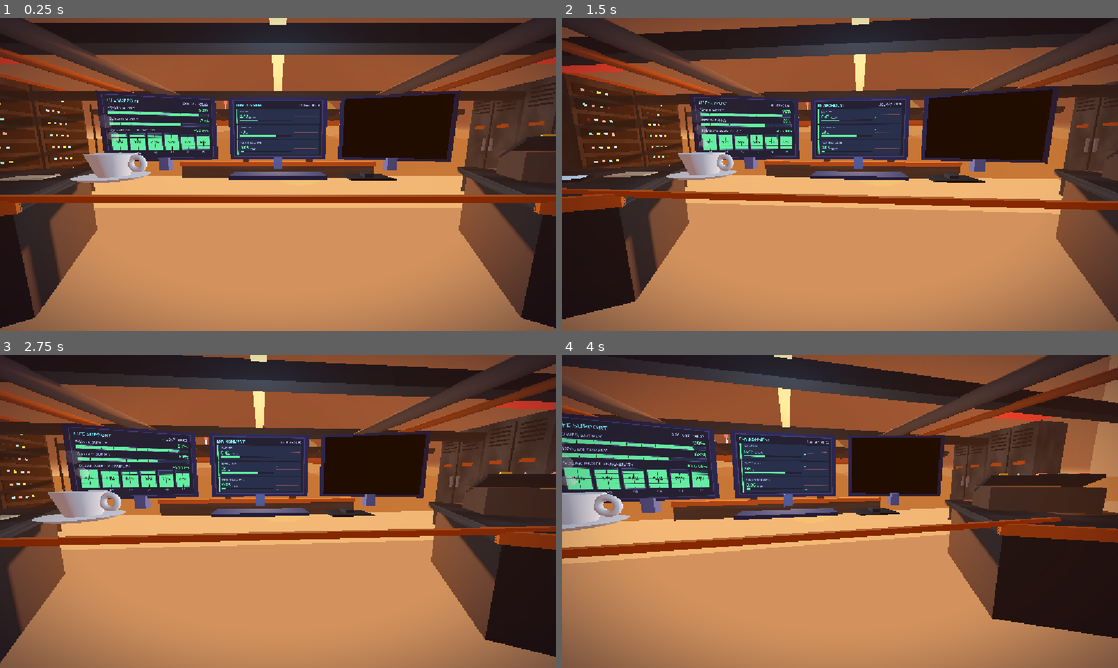
Above: before the commit, frames 1-4 (two rows, left to right).
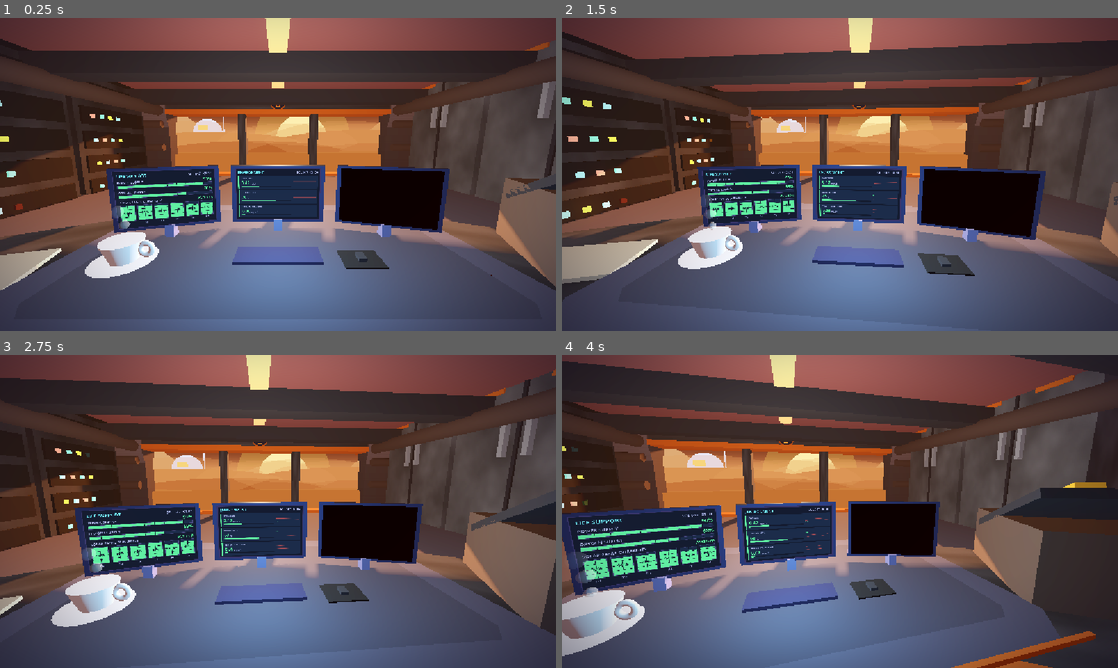
Above: after the commit, the same moments.

Repository: PolarLordStar/junior-astruonaut-mission-trainer
Game: Godot game, scene res://control_room.tscn
Two runs of this game, one before a commit and one after it. Both use one fixed random seed, a clock stepped at 60 frames per second and the inputs below. The project has no main scene, so this scene is started directly.
Inputs (mouse positions are in pixels of both pictures, inside the frame that each line leads up to):
- Up to frame 1 (0.25 s): no input
- Up to frame 2 (1.5 s): move the mouse to (962, 158) at 0.52 s; move the mouse to (728, 190) at 1.27 s
- Up to frame 3 (2.75 s): move the mouse to (333, 442) at 2.02 s
- Up to frame 4 (4 s): move the mouse to (812, 574) at 2.77 s; move the mouse to (1006, 558) at 3.52 s

The runs differ from the first frame. In frame 1, 89% of the frame differs, in the area x 0-100%, y 0-100%; in frame 2, 88%; in frame 3, 89%; in frame 4, 90%.

Commit message:
d
d

Diff:
--- a/control_room.tscn
+++ b/control_room.tscn
@@ -1,13 +1,13 @@
 [gd_scene format=3 uid="uid://crroo36paioj6"]
 
-[ext_resource type="Script" uid="uid://b4ngbwv8mlykv" path="res://scripts/control_room.gd" id="1_0vfs3"]
-[ext_resource type="Script" uid="uid://12cc3ot3glwk" path="res://scripts/mission_clock.gd" id="2_cy6uy"]
-[ext_resource type="Script" uid="uid://iegh6w7ufl3m" path="res://scripts/storm_system.gd" id="3_gx7b4"]
-[ext_resource type="Script" uid="uid://b8s31sqdu02n" path="res://scripts/power_sensor.gd" id="4_sto5t"]
-[ext_resource type="Script" uid="uid://eu8foc8ckgke" path="res://scripts/solar_panels_sensor.gd" id="5_c6xk0"]
-[ext_resource type="Script" uid="uid://xjnicu66nyoc" path="res://scripts/radiation_sensor.gd" id="6_ubtns"]
-[ext_resource type="Script" uid="uid://bb5ra556lstcs" path="res://scripts/oxygen_sensor.gd" id="7_55f6q"]
-[ext_resource type="Script" uid="uid://ct3iq4et8vccg" path="res://scripts/perchlorate_sensor.gd" id="8_flckv"]
+[ext_resource type="Script" uid="uid://b4ngbwv8mlykv" path="res://scripts/scripts/control_room.gd" id="1_0vfs3"]
+[ext_resource type="Script" uid="uid://12cc3ot3glwk" path="res://scripts/scripts/mission_clock.gd" id="2_cy6uy"]
+[ext_resource type="Script" uid="uid://iegh6w7ufl3m" path="res://scripts/scripts/storm_system.gd" id="3_gx7b4"]
+[ext_resource type="Script" uid="uid://b8s31sqdu02n" path="res://scripts/scripts/power_sensor.gd" id="4_sto5t"]
+[ext_resource type="Script" uid="uid://eu8foc8ckgke" path="res://scripts/scripts/solar_panels_sensor.gd" id="5_c6xk0"]
+[ext_resource type="Script" uid="uid://xjnicu66nyoc" path="res://scripts/scripts/radiation_sensor.gd" id="6_ubtns"]
+[ext_resource type="Script" uid="uid://bb5ra556lstcs" path="res://scripts/scripts/oxygen_sensor.gd" id="7_55f6q"]
+[ext_resource type="Script" uid="uid://ct3iq4et8vccg" path="res://scripts/scripts/perchlorate_sensor.gd" id="8_flckv"]
 
 [node name="ControlRoom" type="Node3D" unique_id=1901615750]
 script = ExtResource("1_0vfs3")
Not shown, added: Assets/kenney_space-station-kit/License.txt
Binary file added: Assets/kenney_space-station-kit/Models/GLB format/Textures/colormap.png
Not shown, added: Assets/kenney_space-station-kit/Models/GLB format/Textures/colormap.png.import
Binary file added: Assets/kenney_space-station-kit/Models/GLB format/chair-armrest-headrest.glb
Not shown, added: Assets/kenney_space-station-kit/Models/GLB format/chair-armrest-headrest.glb.import
Binary file added: Assets/kenney_space-station-kit/Models/GLB format/chair-armrest.glb
Not shown, added: Assets/kenney_space-station-kit/Models/GLB format/chair-armrest.glb.import
Binary file added: Assets/kenney_space-station-kit/Models/GLB format/chair-cushion-headrest.glb
Not shown, added: Assets/kenney_space-station-kit/Models/GLB format/chair-cushion-headrest.glb.import
Binary file added: Assets/kenney_space-station-kit/Models/GLB format/chair-cushion.glb
Not shown, added: Assets/kenney_space-station-kit/Models/GLB format/chair-cushion.glb.import
Binary file added: Assets/kenney_space-station-kit/Models/GLB format/chair-headrest.glb
(and 165 more such lines)
